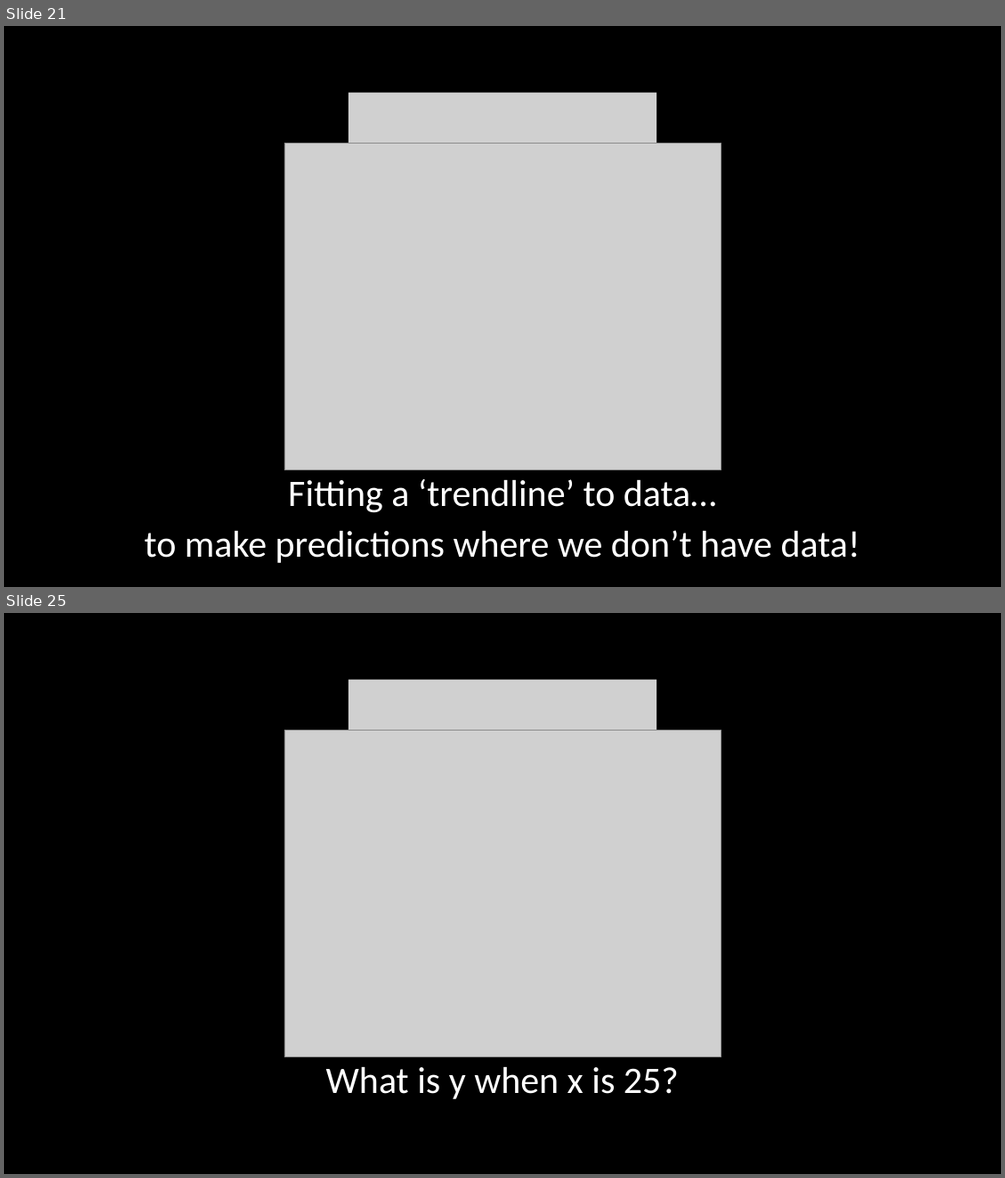
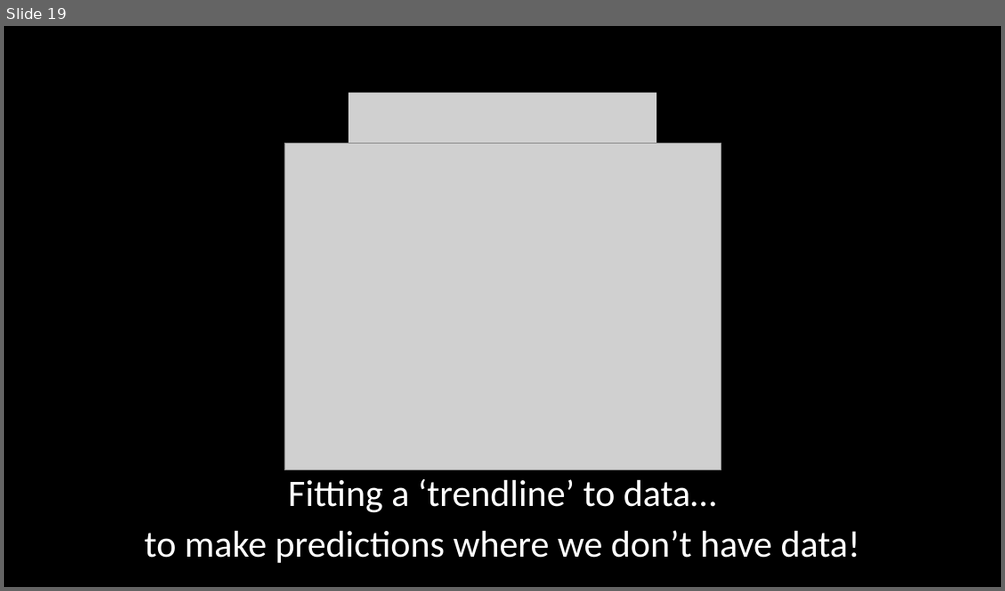
Before and after one commit to PhilParisi/gpr_ms_thesis, a slide deck: presentations/28March2023_committee.pptx. Shown one above the other, each under a label of ours: slides 21 and 25 before the commit, slide 19 after it; the slides between them are not shown. The pictures are 1005x1178 and 1005x591 pixels, drawn with LibreOffice and Linux fonts; fonts in the diff are those of the drawing; grey boxes stand for pictures. Boxes give left, top, right and bottom in pixels: in the first picture for what was removed or moved away, otherwise in the second. Text is boxed around its words. In the diff, an @@ line names an element or a change of style, - is before the commit and + after.

```diff
--- a/presentations/28March2023_committee.pptx
+++ b/presentations/28March2023_committee.pptx
@@ slide 25 removed at box(4, 613, 1001, 1174), background #000000 @@
@@ picture removed at box(348, 680, 656, 780) @@
@@ picture removed at box(284, 730, 720, 1057) @@
@@ subtitle removed at box(326, 1067, 679, 1099) @@
-What is y when x is 25?
@@ what was slide 21 is now slide 19 @@
```
Also in this commit, not shown: 4 slides changed, 1 slide added, 30 other slides removed, 1 other file.
